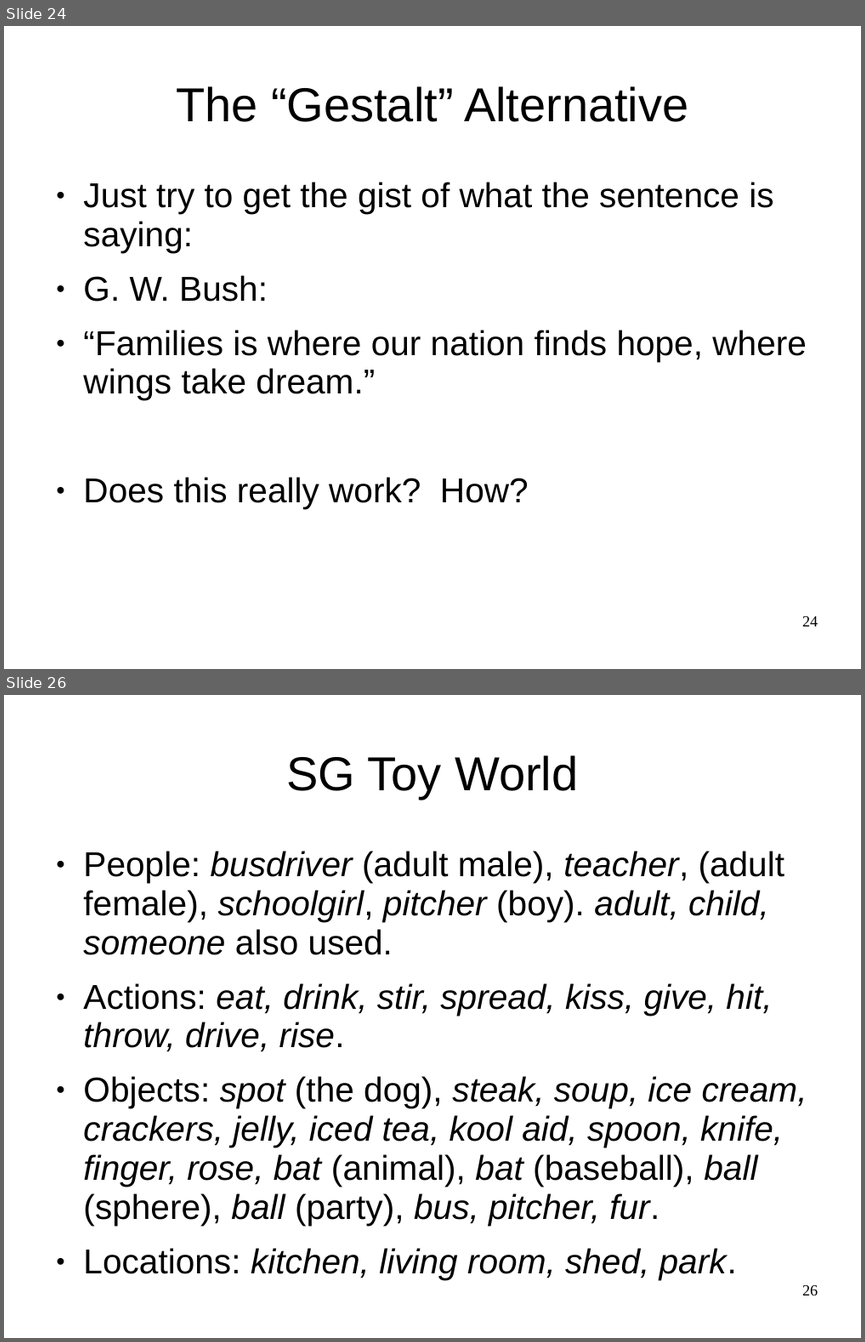
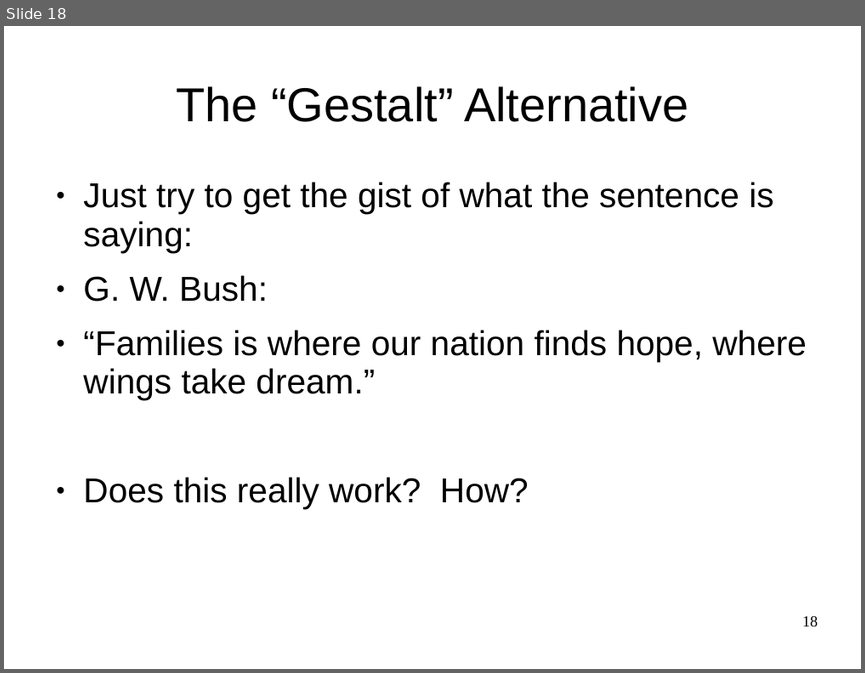
Before and after one commit to ccnlab/teaching, a slide deck: genpsych/randy_slides/oreilly_genpsych_language.pptx. Shown one above the other, each under a label of ours: slides 24 and 26 before the commit, slide 18 after it; the slides between them are not shown. The pictures are 865x1342 and 865x673 pixels, drawn with LibreOffice and Linux fonts; fonts in the diff are those of the drawing; background and template pictures are left out. Boxes give left, top, right and bottom in pixels: in the first picture for what was removed or moved away, otherwise in the second. Text is boxed around its words. In the diff, an @@ line names an element or a change of style, - is before the commit and + after.

```diff
--- a/genpsych/randy_slides/oreilly_genpsych_language.pptx
+++ b/genpsych/randy_slides/oreilly_genpsych_language.pptx
@@ slide 26 removed at <box>4,695,861,1338</box>, background picture (left out) @@
@@ title removed at <box>286,755,578,799</box> @@
-SG Toy World
@@ text removed at <box>83,851,807,1279</box> @@
-● People: busdriver (adult male), teacher, (adult female), schoolgirl, pitcher (boy). adult, child, someone also used.
-● Actions: eat, drink, stir, spread, kiss, give, hit, throw, drive, rise.
-● Objects: spot (the dog), steak, soup, ice cream, crackers, jelly, iced tea, kool aid, spoon, knife, finger, rose, bat (animal), bat (baseball), ball (sphere), ball (party), bus, pitcher, fur.
-● Locations: kitchen, living room, shed, park.
@@ page number removed at <box>802,1285,817,1295</box> @@
-26
@@ what was slide 24 is now slide 18 @@
@@ page number at <box>802,616,817,626</box>: text changed @@
-24
+18
```
Also in this commit, not shown: 3 slides changed, 8 slides added, 17 other slides removed.
